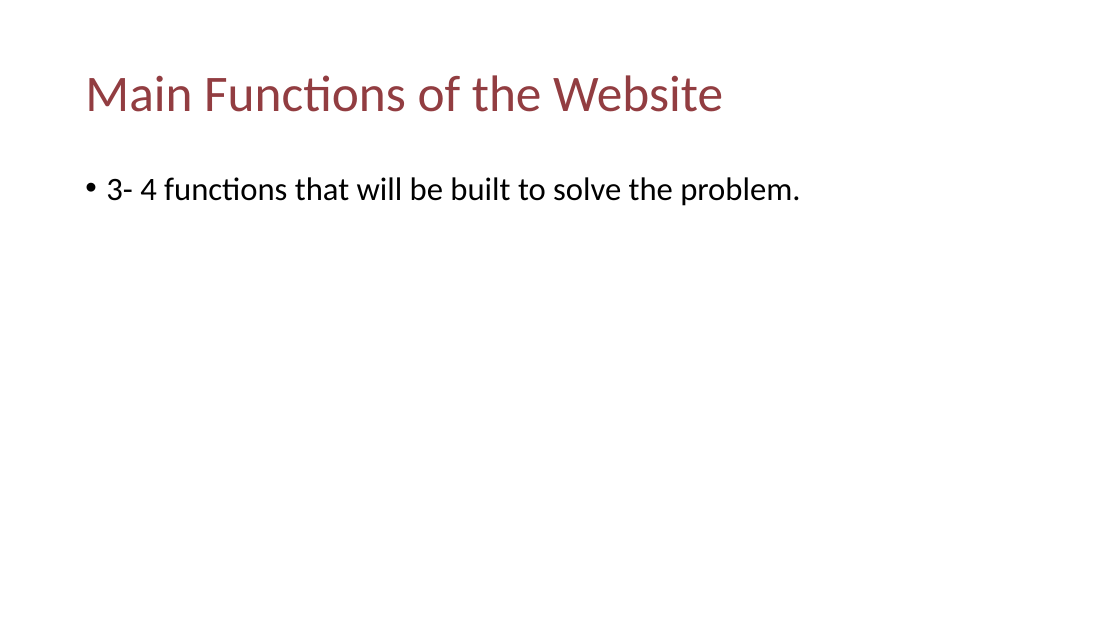
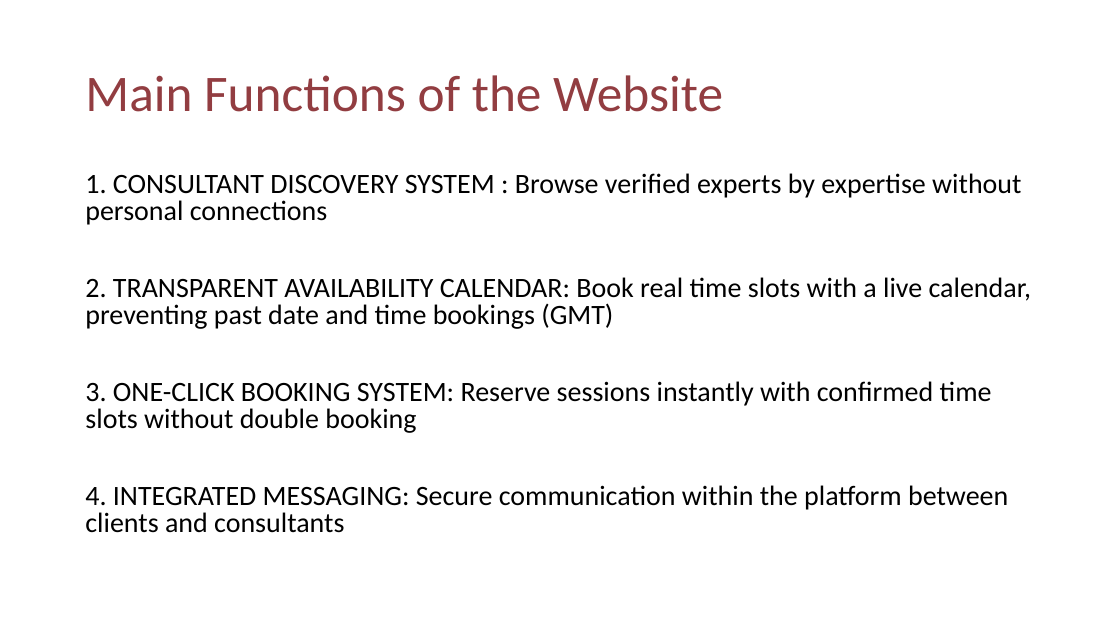
Before and after one commit to mkomemensah/FinalProject_WebTech_maame.kome-mensah, a slide deck: slide 6 of FInal_Project_Faming_Maame_KM.pptx (slide 5 before the commit). Drawn at 1120x630 pixels with LibreOffice and Linux fonts; fonts in the diff are those of the drawing; background and template pictures are left out. Boxes give left, top, right and bottom in pixels: in the first picture for what was removed or moved away, otherwise in the second. Text is boxed around its words. In the diff, an @@ line names an element or a change of style, - is before the commit and + after.

```diff
--- a/FInal_Project_Faming_Maame_KM.pptx
+++ b/FInal_Project_Faming_Maame_KM.pptx
@@ text at (x1=85, y1=173, x2=1031, y2=533): text changed; size 28 to 24 pt @@
-• 3- 4 functions that will be built to solve the problem.
+1. CONSULTANT DISCOVERY SYSTEM : Browse verified experts by expertise without personal connections
+2. TRANSPARENT AVAILABILITY CALENDAR: Book real time slots with a live calendar, preventing past date and time bookings (GMT)
+3. ONE-CLICK BOOKING SYSTEM: Reserve sessions instantly with confirmed time slots without double booking
+4. INTEGRATED MESSAGING: Secure communication within the platform between clients and consultants
```
Also in this commit, not shown: 1 other slide changed, 3 slides added, 1 slide removed, 4 other files.
